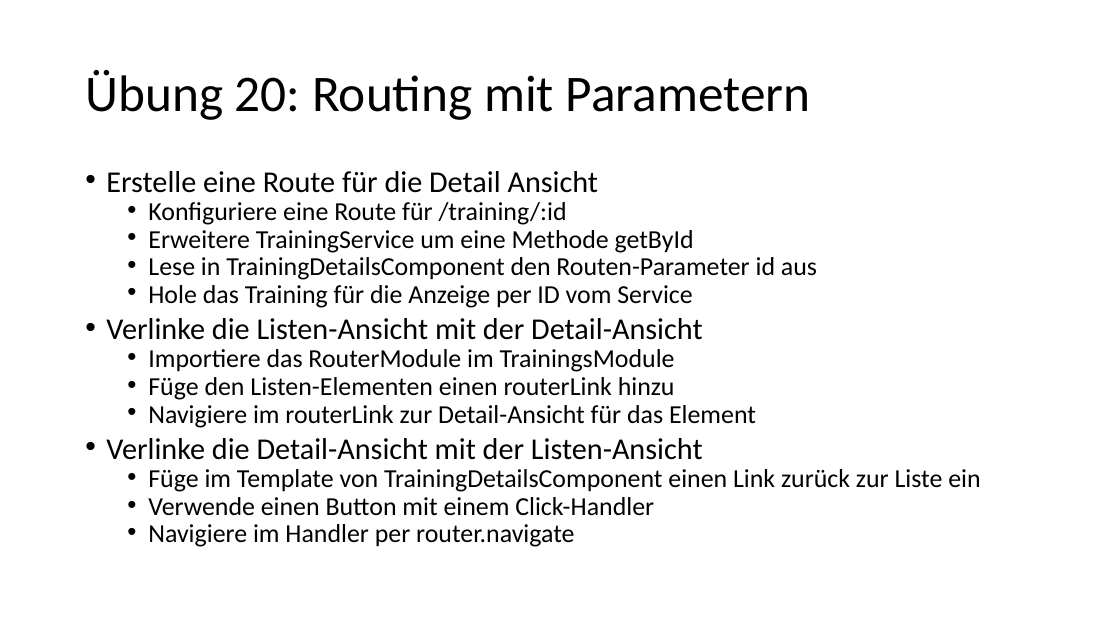
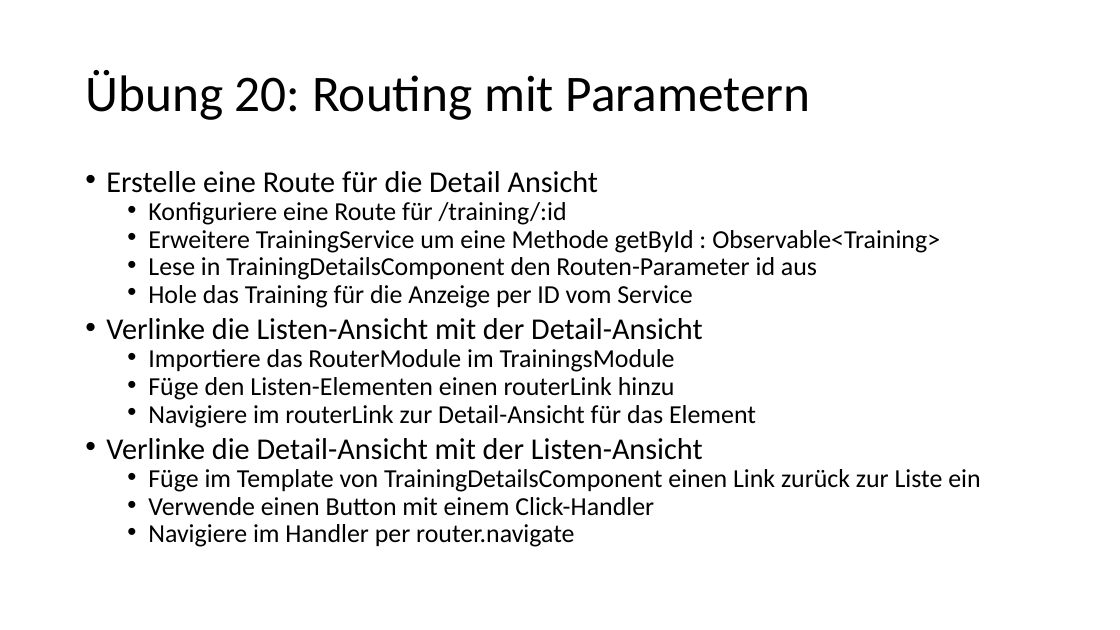
Before and after one commit to goetzingert/angular, a slide deck: slide 210 of presentation.pptx (slide 211 before the commit). Drawn at 1120x630 pixels with LibreOffice and Linux fonts; fonts in the diff are those of the drawing. Boxes give left, top, right and bottom in pixels: in the first picture for what was removed or moved away, otherwise in the second. Text is boxed around its words. In the diff, an @@ line names an element or a change of style, - is before the commit and + after.

```diff
--- a/presentation.pptx
+++ b/presentation.pptx
@@ text at (148,230,940,253): text changed @@
-  • Erweitere TrainingService um eine Methode getById
+  • Erweitere TrainingService um eine Methode getById : Observable<Training>
```
Also in this commit, not shown: 10 other slides changed, 1 slide added, 2 slides removed, 7 other files.
